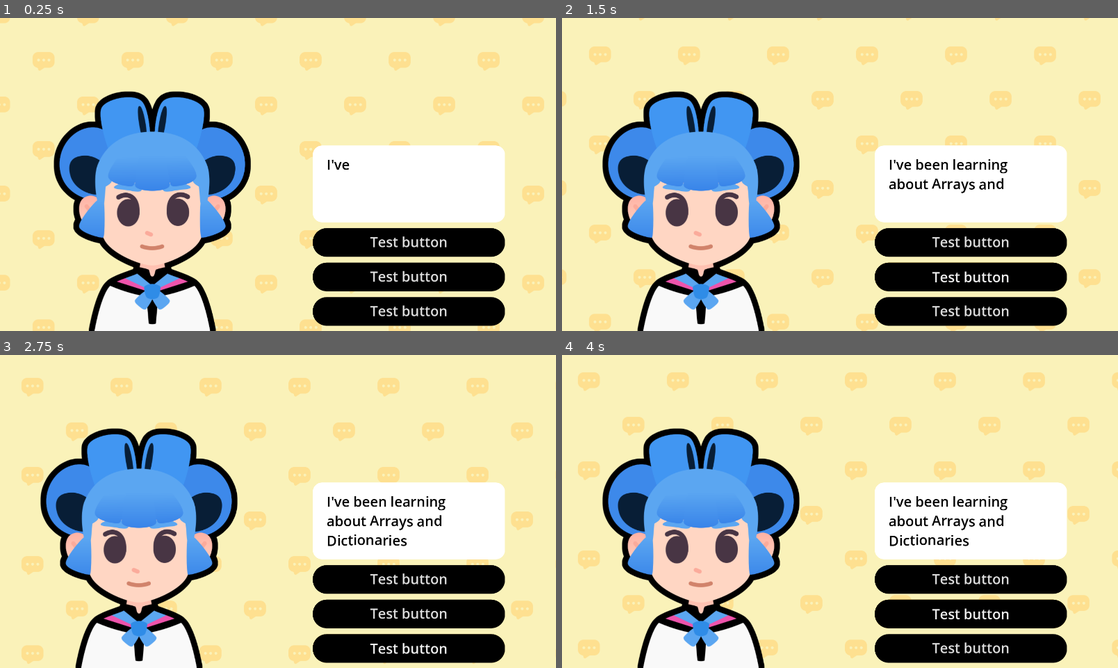
Above: before the commit, frames 1-4 (two rows, left to right).
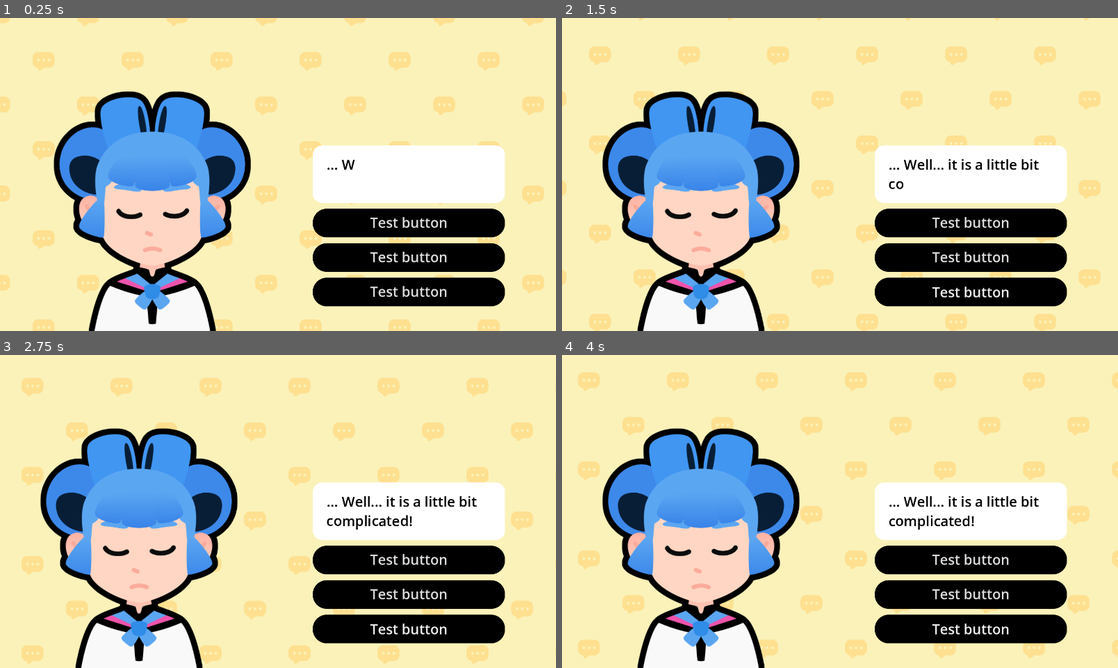
Above: after the commit, the same moments.

Repository: 127333hwy/M8-Start-a-dialogue
Game: Godot game, scene res://lessons/dialogue.tscn
Same seed, same stepped clock (60 frames per second), same inputs: the game is played once before the commit and once after it. The project has no main scene, so this scene is started directly. Sound files missing from this copy of the repository are replaced by a short silence.
Inputs:
- Up to frame 1 (0.25 s): no input
- Up to frame 2 (1.5 s): click "Test button" at 0.5 s; click "Test button" at 1.25 s
- Up to frame 3 (2.75 s): click "Test button" at 2 s
- Up to frame 4 (4 s): click "Test button" at 2.75 s; click "Test button" at 3.5 s

The runs differ from the first frame. In frame 1, 9.3% of the frame differs, in the area x 20-91%, y 45-99%; in frame 2, 10%; in frame 3, 10%; in frame 4, 10%, in the area x 18-91%, y 45-99%.
Error before the commit: Invalid assignment of property or key 'disabled' with value of type 'bool' on a base object of type 'null instance'. (res://lessons/dialogue.gd:110)

Commit message:
completed L2&L3

Diff:
--- a/lessons/dialogue.gd
+++ b/lessons/dialogue.gd
@@ -52,12 +52,11 @@
 		"character": bodies["sophia"]
 	}
 ]
-var current_item_index := 0
 
 ## UI element that shows the texts
 @onready var rich_text_label: RichTextLabel = %RichTextLabel
 ## UI element that progresses to the next text
-@onready var next_button: Button = %NextButton
+@onready var action_buttons_v_box_container: VBoxContainer = %ActionButtonsVBoxContainer
 ## Audio player that plays voice sounds while text is being written
 @onready var audio_stream_player: AudioStreamPlayer = %AudioStreamPlayer
 ## The character
@@ -67,12 +66,12 @@
 
 
 func _ready() -> void:
-	show_text()
-	next_button.pressed.connect(advance)
+	show_text(2)
+
 
 
 ## Draws the current text to the rich text element
-func show_text() -> void:
+func show_text(current_item_index: int) -> void:
 	# We retrieve the current item from the array
 	var current_item := dialogue_items[current_item_index]
 	# from the item, we extract the properties.
@@ -106,23 +105,6 @@
 	# We animate the character sliding in.
 	slide_in()
 
-	# Finally, we disable the next button until the text finishes displaying.
-	next_button.disabled = true
-	tween.finished.connect(func() -> void:
-		next_button.disabled = false
-	)
-
-
-## Progresses to the next slide.
-func advance() -> void:
-	# We increment the slide amount by 1
-	current_item_index += 1
-	if current_item_index == dialogue_items.size():
-		# if we reached the last slide, quit
-		get_tree().quit()
-	else:
-		# otherwise, show the text
-		show_text()
 
 
 ## Animates the character when they start talking
